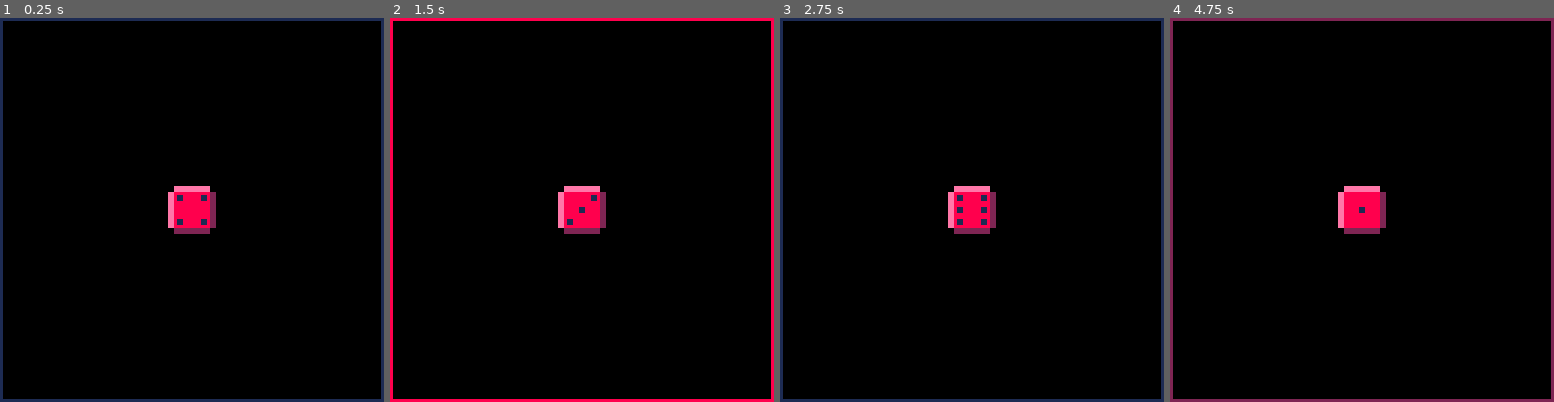
Above: before the commit, frames 1-4 (left to right).
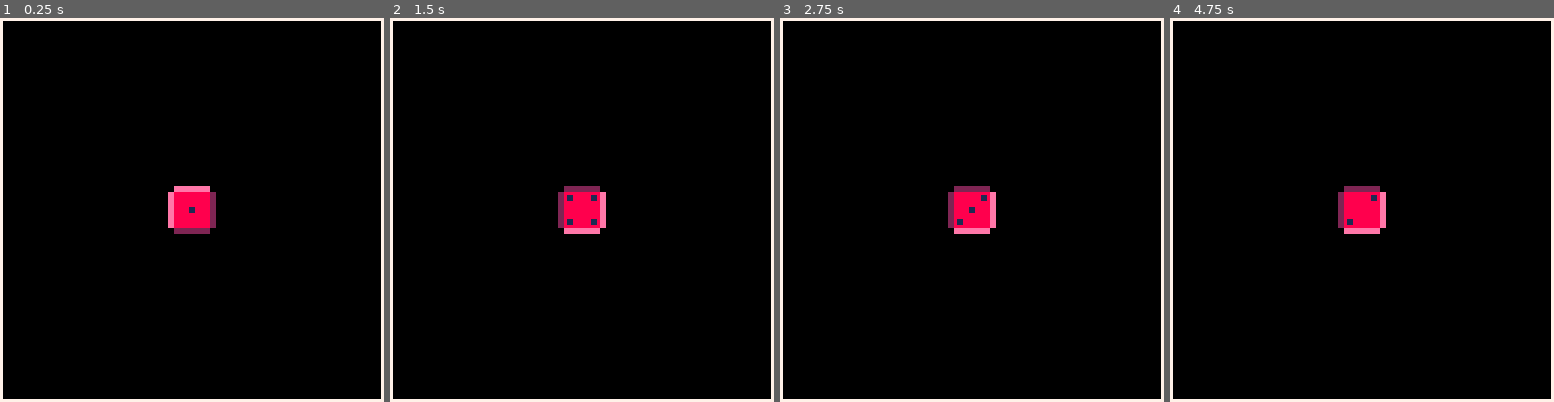
Above: after the commit, the same moments.

Repository: eduszesz/shmup
Game: PICO-8 cartridge d6.p8
Same seed, same stepped clock (60 frames per second), same inputs: the game is played once before the commit and once after it.
Inputs:
- Up to frame 1 (0.25 s): no input
- Up to frame 2 (1.5 s): tap O (Z key) at 0.33, 0.7, 1.43 s; tap X (X key) at 1.07 s
- Up to frame 3 (2.75 s): tap X (X key) at 2.07, 2.4, 2.73 s; tap O (Z key) at 2.22 s
- Up to frame 4 (4.75 s): tap X (X key) every 0.33 s from 3.07 to 4.73 s; tap O (Z key) at 3.1, 3.98 s

The runs differ from the first frame. In frame 1, 3.2% of the frame differs, in the area x 0-100%, y 0-100%; in frame 2, 3.8%; in frame 3, 3.8%; in frame 4, 3.8%.

Commit message:
melhorias

Diff:
--- a/d6.p8
+++ b/d6.p8
@@ -5,24 +5,24 @@
 --by eduszesz
 
 function _init()
-	sp={17,19,21,23,25,27}
-	r=17
-	t=0
+	sp={1,3,5,7,9,11}
+	r=1
+	t=60
 	cl=7
 end
 
 function _update()
+	pal()
 	if btnp(4) or btnp(5) then
 		t=0
 	end
 	if t<60 then
 		t+=1
-		if t%2==0 then
+		if t%8<4 then
 			r=rnd(sp)
-			cl=rnd(15)
+			pal(2,14)
+			pal(14,2)
 		end
-	else
-		cl=7
 	end
 end
 
Not shown, changed: 30 lines of the sprite sheet (__gfx__) section of d6.p8
